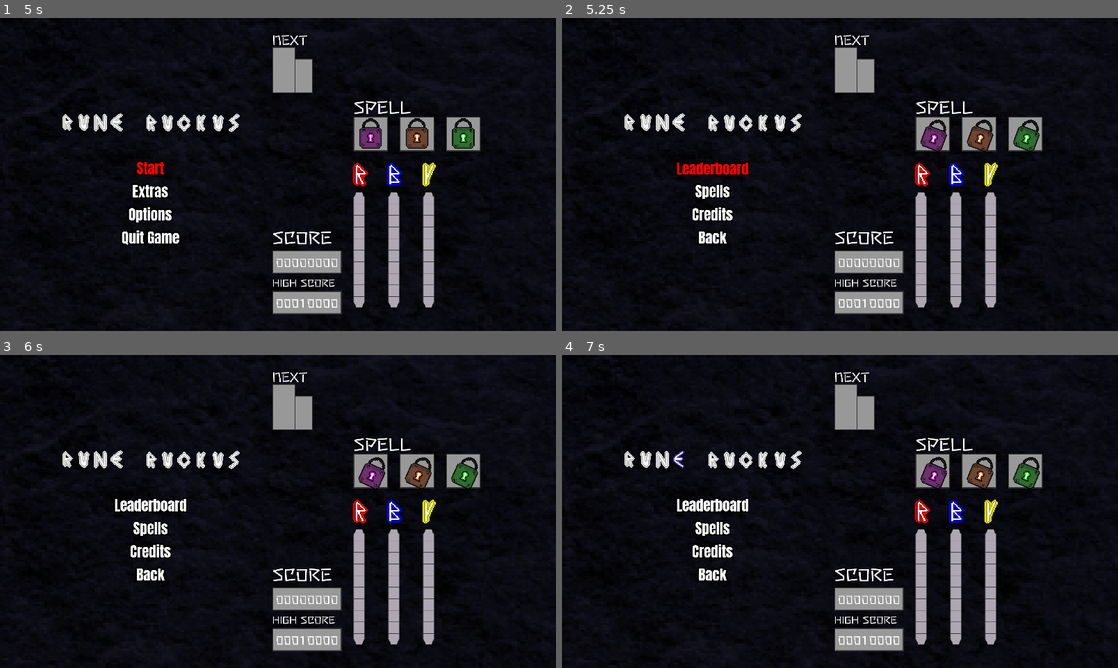
Above: before the commit, frames 1-4 (two rows, left to right).
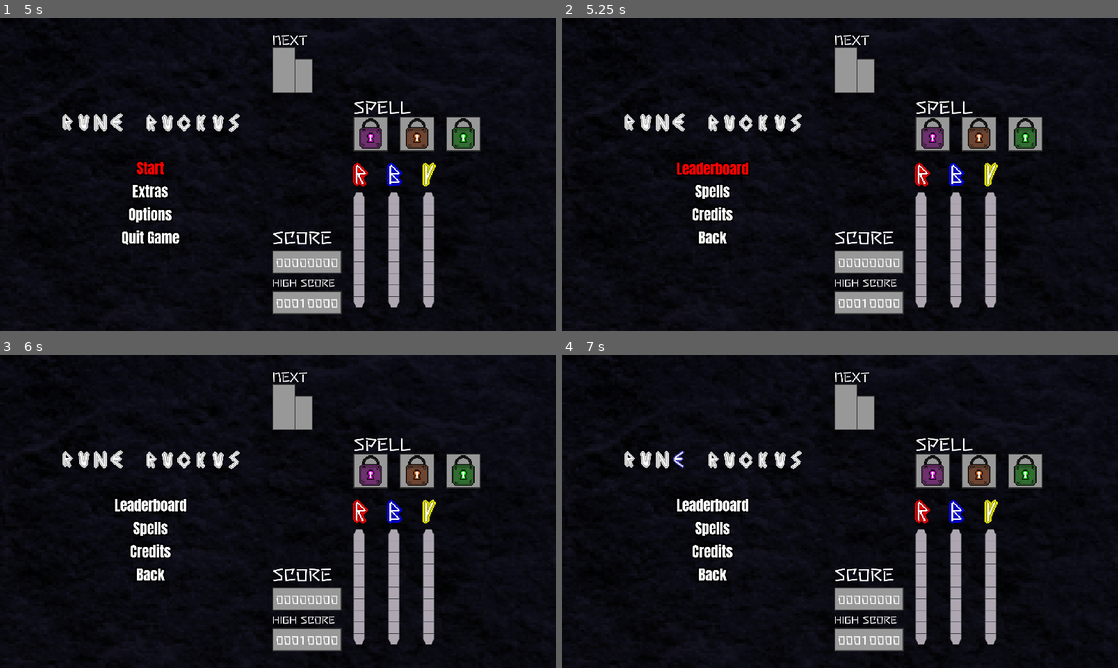
Above: after the commit, the same moments.

Repository: dreamblader/rune_ruckus
Game: Godot game, scene res://splash/splash_scene.tscn
The game is run twice, just before and just after one commit, with the same random seed, the same clock (stepped at 60 frames per second) and the same inputs.
Inputs:
- Up to frame 1 (5 s): tap Enter (ui_accept) at 0.5, 0.77, 1.52, 2, 2.75, 3.02, 3.5, 3.77, 4.25, 4.52 s; hold Right (ui_right) 0.53-1.28 s; hold Space (spell) 0.53-1.28 s; hold Down (ui_down) 1.28-2.03 s; tap S (drop) at 1.35 s; tap Space (spell) every 0.75 s from 1.55 to 4.55 s; hold Right (ui_right) 2.03-2.78 s; hold E (move_spell_l) 2.03-2.78 s; hold Up (ui_up) 2.78-3.53 s; tap Q (move_spell_r) at 2.85 s; hold A (rotate_l) 3.53-4.28 s; hold Left (ui_left) from 3.53 s (still down); tap D (rotate_r) at 4.35 s
- Up to frame 2 (5.25 s): release Left (ui_left) at 5.03 s; hold Down (ui_down) from 5.03 s (still down); hold Space (spell) from 5.03 s (still down)
- Up to frame 3 (6 s): release Down (ui_down) at 5.78 s; release Space (spell) at 5.78 s; hold Right (ui_right) from 5.78 s (still down); tap Space (spell) at 5.85 s
- Up to frame 4 (7 s): tap Enter (ui_accept) at 6.02, 6.77 s; release Right (ui_right) at 6.53 s; hold Up (ui_up) from 6.53 s (still down); hold S (drop) from 6.53 s (still down); tap Space (spell) at 6.8 s

Frame 1 is identical in both runs. In frame 2, 0.6% of the frame differs, in the area x 64-86%, y 32-43%; in frame 3, 0.7%; in frame 4, 0.7%.
Error after the commit: Invalid type in function 'respawn' in base 'KinematicBody2D (player_script.gd)'. Cannot convert argument 1 from Nil to int. (res://main/board_script.gd:120)

Commit message:
xxx spell [wip]

Diff:
--- a/main/board_script.gd
+++ b/main/board_script.gd
@@ -49,7 +49,8 @@
 
 func _input(event: InputEvent) -> void:
 	if event.is_action_pressed("spell"):
-		emit_signal("cast_spell")
+		apply_spell([Rune.COLOR.RED, Rune.COLOR.RED, Rune.COLOR.RED]) # TODO TESTER
+		#emit_signal("cast_spell")
 
 	if is_over && event.is_action_pressed("ui_accept"):
 		skip_death_animation()
@@ -189,6 +190,7 @@
 
 
 func wait_runes_touch_the_ground(runes) -> void:
+	#TODO Spell is dying here on forced explosions(?)
 	for rune in runes:
 		if rune != null && rune.is_floating:
 			yield(rune, "touch_the_ground")
@@ -260,9 +262,73 @@
 
 func apply_spell(spell_code:Array) -> void:
 	#TODO
-	prints("SPELL: ", spell_code)
 	var spell_effect = spellchecker.check(spell_code)
-	print(spell_effect)
+
+	if spell_effect != Spells.Effect.NONE:
+		player.disable_player()
+
+	match spell_effect:
+		Spells.Effect.XXX:
+			remove_all_runes(spell_code[0])
+		Spells.Effect.XYX:
+			switch_runes(spell_code[0], spell_code[1])
+		Spells.Effect.BYG:
+			pass
+		Spells.Effect.RGB:
+			pass
+		Spells.Effect.YPO:
+			pass
+		Spells.Effect.POG:
+			pass
+		Spells.Effect.PYG:
+			pass
+		Spells.Effect.ROY:
+			pass
+		Spells.Effect.GOB:
+			pass
+		Spells.Effect.BOY:
+			pass
+		Spells.Effect.POO:
+			pass
+		Spells.Effect.BOG:
+			pass
+		Spells.Effect.RPG:
+			pass
+		Spells.Effect.PRO:
+			pass
+		Spells.Effect.BRO:
+			pass
+		Spells.Effect.ORG:
+			pass
+		Spells.Effect.ORB:
+			pass
+		Spells.Effect.YOO:
+			pass
+		Spells.Effect.OBG:
+			pass
+		Spells.Effect.CHAOS:
+			pass
+
+	solve(0)
+
+
+func remove_all_runes(rune_code: int) -> void:
+	var runes = get_tree().get_nodes_in_group("Rune")
+	for rune in runes:
+		if rune.color == rune_code:
+			rune.max_power = 0
+	wait_runes_explode(runes)
+
+
+func switch_runes(rune_to_transform: int, rune_to_be_transform: int) -> void:
+	var runes = get_tree().get_nodes_in_group("Rune")
+	for rune in runes:
+		if rune.color == rune_to_be_transform:
+			rune.color = rune_to_transform
+
+
+func create_special_runes(type:int) -> void:
+	pass
 
 
 func _on_Rune_explode(explode_position, explode_color) -> void:
--- a/main/player_script.gd
+++ b/main/player_script.gd
@@ -179,10 +179,14 @@
 func place_runes() -> void:
 	if visible && (tween == null || !tween.is_running()):
 		snap_position()
-		timer.stop()
-		collision.disabled = true
-		visible = false
+		disable_player()
 		emit_signal("place_runes", position, pivot_rune, side_rune)
+
+
+func disable_player() -> void:
+	timer.stop()
+	collision.disabled = true
+	visible = false
 
 
 func respawn(pivot_rune_color: int, side_rune_color: int) -> void:
